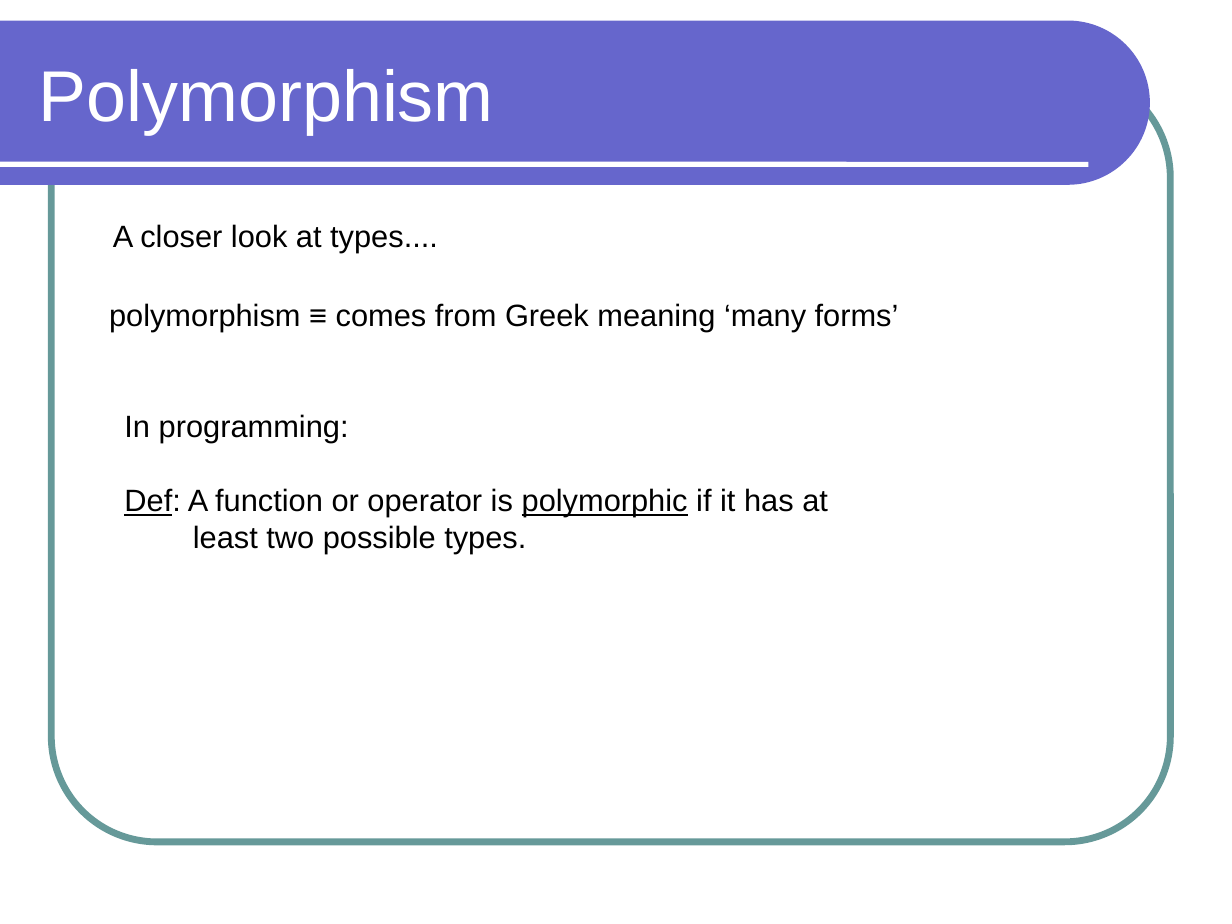
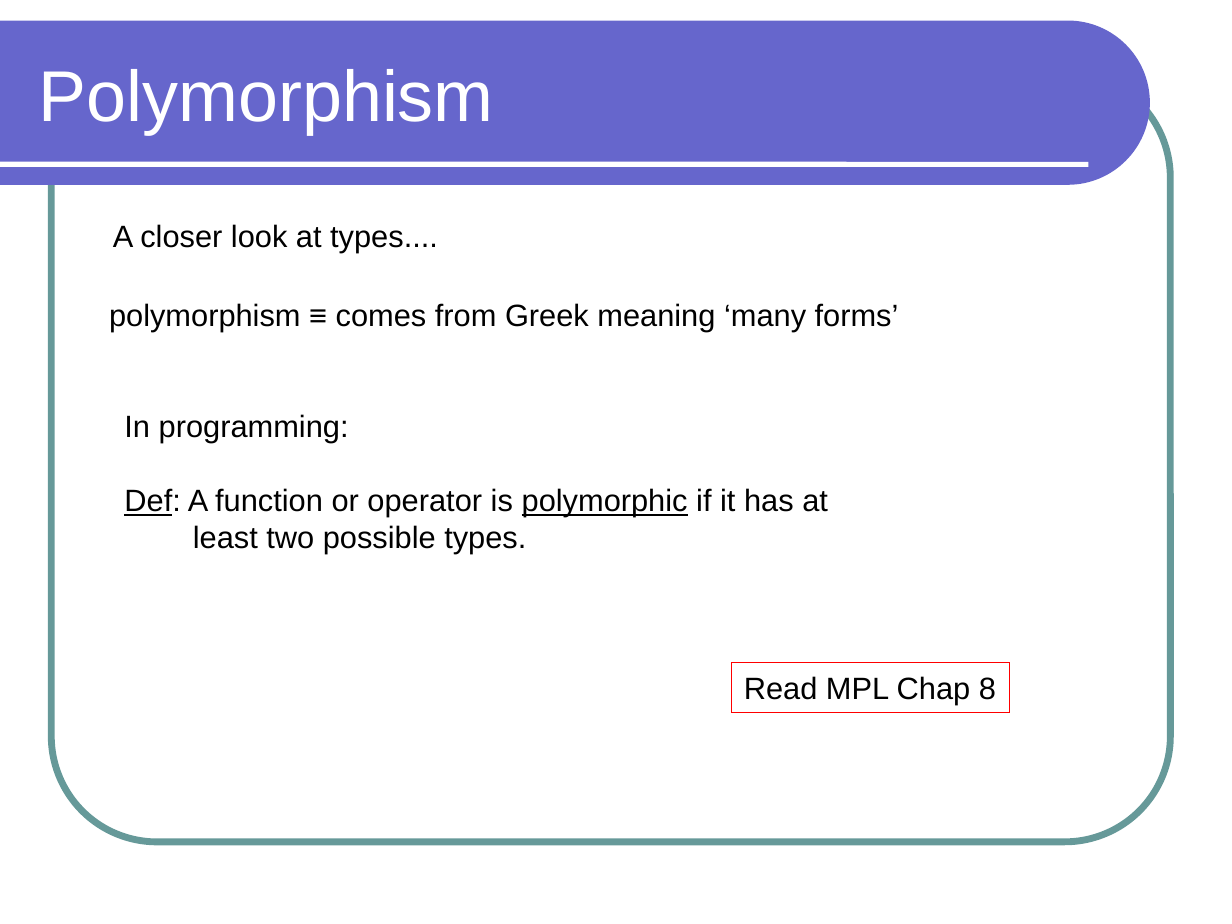
Before and after one commit to lutzhamel/CSC301, a slide deck: slide 1 of notes/csc301-ln019.ppt. Drawn at 1232x924 pixels with LibreOffice and Linux fonts; fonts in the diff are those of the drawing. Boxes give left, top, right and bottom in pixels: in the first picture for what was removed or moved away, otherwise in the second. Text is boxed around its words. In the diff, an @@ line names an element or a change of style, - is before the commit and + after.

```diff
--- a/notes/csc301-ln019.ppt
+++ b/notes/csc301-ln019.ppt
@@ rectangle added at (x1=732, y1=663, x2=1009, y2=712), outline #FF0000 0.74 pt, 18 pt, text #000000 @@
+Read MPL Chap 8
```
Also in this commit, not shown: 4 other slides changed, 2 slides removed, 5 other files.
